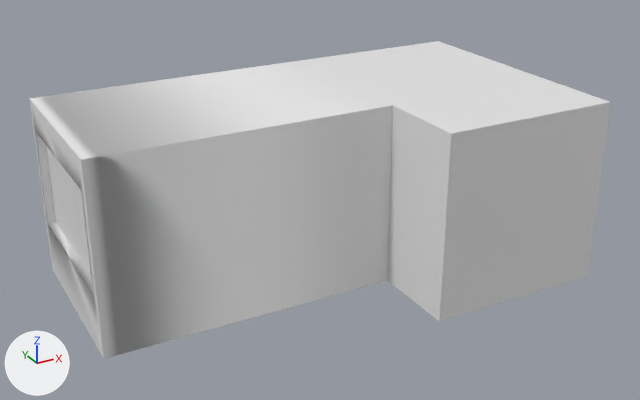
The FBX model Logi-XH15/Assets/Imports/Base layout.fbx, before and after one commit.
Camera for both pictures: a 50 mm camera at (-9.53, -16.29, 7.42) aimed at (-1.15, -1.07, -0.19). The axes (+X, +Y, +Z) are drawn at lower left. The lights are the same throughout. Where no turn or scale is listed for an object, it has been applied to the vertices.

The older version as bpy lines, for what is in view:
```python
mat_walls = principled_material('Walls')
mat_walls.base_color = (0.8, 0.8, 0.8)  # white #e7e7e7
me_cube = bpy.data.meshes.new('Cube')
me_cube.from_pydata(...)  # 32 vertices, 30 faces; spans x -6.3..4.0, y -3.95..2.0, z 0.0..4.0
# faces by material slot: [29, 1]
me_cube.materials.append(mat_walls)  # white #e7e7e7
me_cube.materials.append(mat_window)  # white #e7e7e7
ob_room = bpy.data.objects.new('Room', me_cube)
ob_room.location = (0.0, 0.0, -2.0)
```
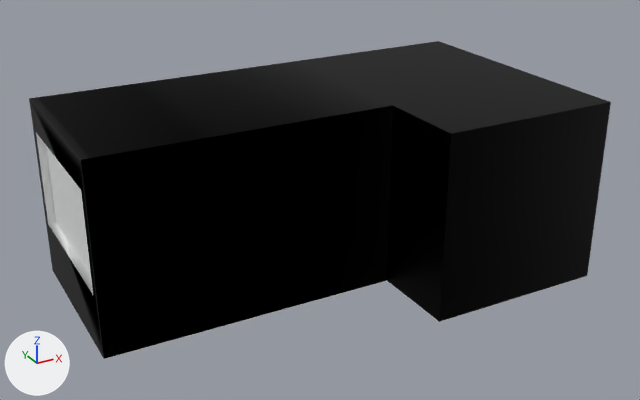
Where the change shows, as pixel boxes [x1, y1, x2, y2] in the pictures (640 x 400 px):
'Room', recoloured, surface changed (white to black)
    both: [29, 41, 611, 359]

What the commit changed:
Material 'Walls' (mat_walls) changes colour from white #e7e7e7 to black #000000; in linear values from (0.8, 0.8, 0.8) to (0.0, 0.0, 0.0).
In material 'Walls' (mat_walls), metallic goes from 0.0 to 1.0.
